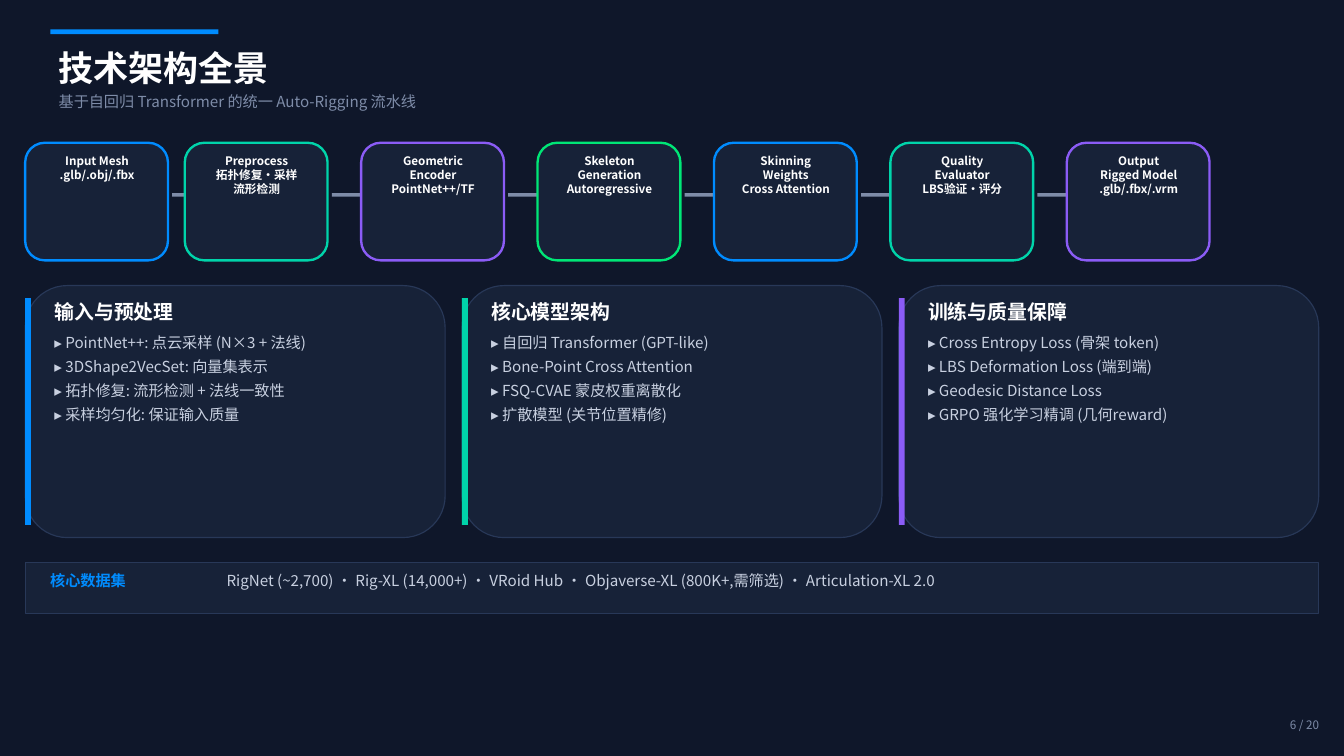
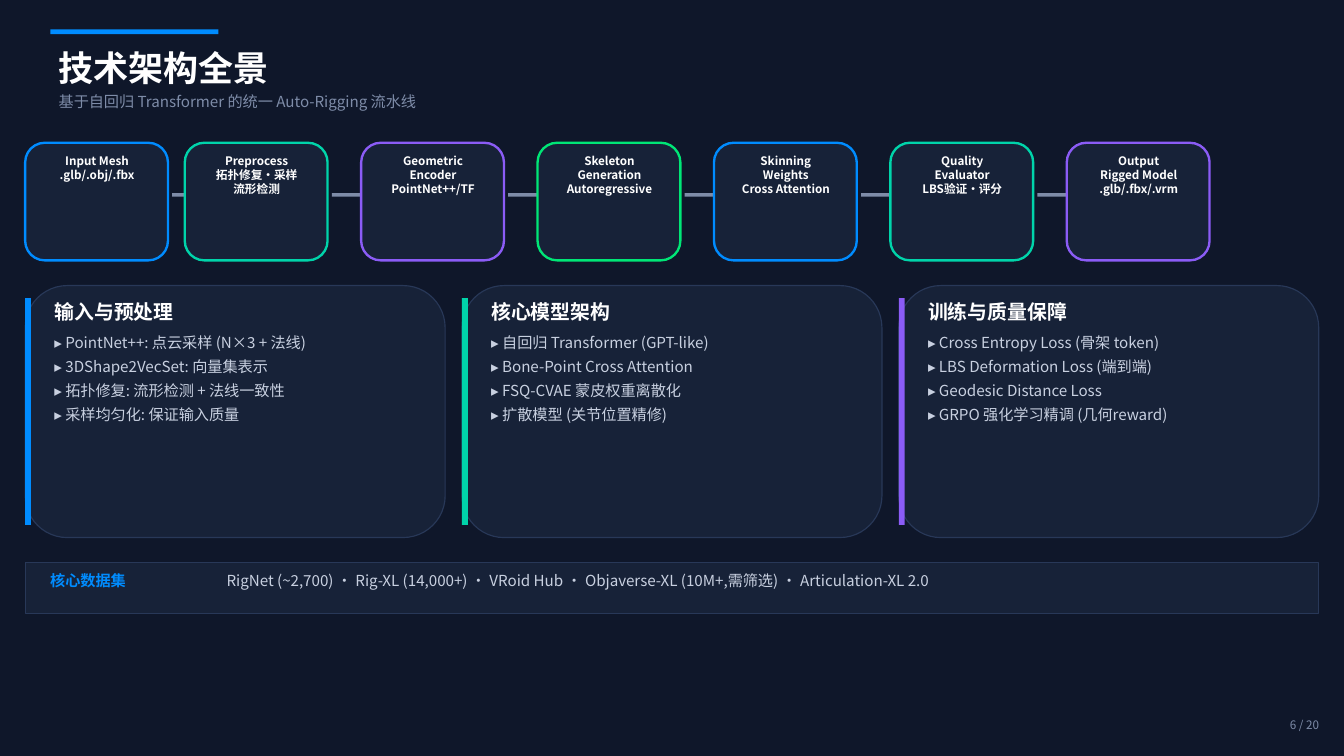
Before and after one commit to xhyha/insight, a slide deck: slide 6 of neural_autoskinning_insight_2026.pptx. Drawn at 1344x756 pixels with LibreOffice and Linux fonts; fonts in the diff are those of the drawing. Boxes give left, top, right and bottom in pixels: in the first picture for what was removed or moved away, otherwise in the second. Text is boxed around its words. In the diff, an @@ line names an element or a change of style, - is before the commit and + after.

```diff
--- a/neural_autoskinning_insight_2026.pptx
+++ b/neural_autoskinning_insight_2026.pptx
@@ text at (227,573,929,590): text changed @@
-RigNet (~2,700) · Rig-XL (14,000+) · VRoid Hub · Objaverse-XL (800K+,需筛选) · Articulation-XL 2.0
+RigNet (~2,700) · Rig-XL (14,000+) · VRoid Hub · Objaverse-XL (10M+,需筛选) · Articulation-XL 2.0
```
Also in this commit, not shown: 10 other slides changed.
